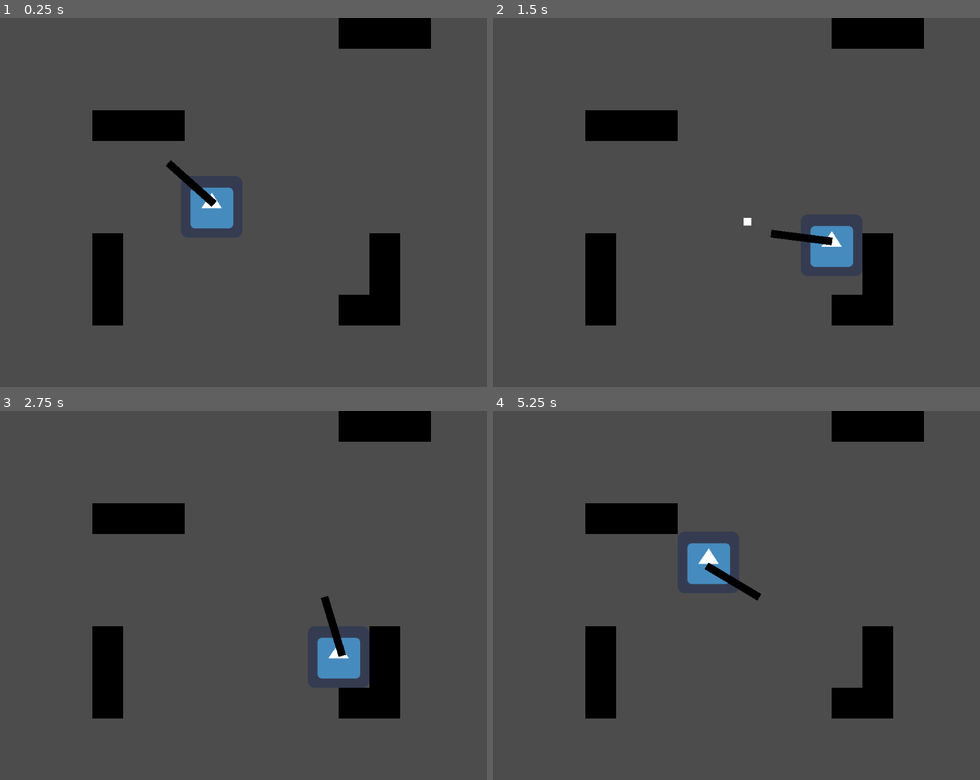
Above: before the commit, frames 1-4 (two rows, left to right).
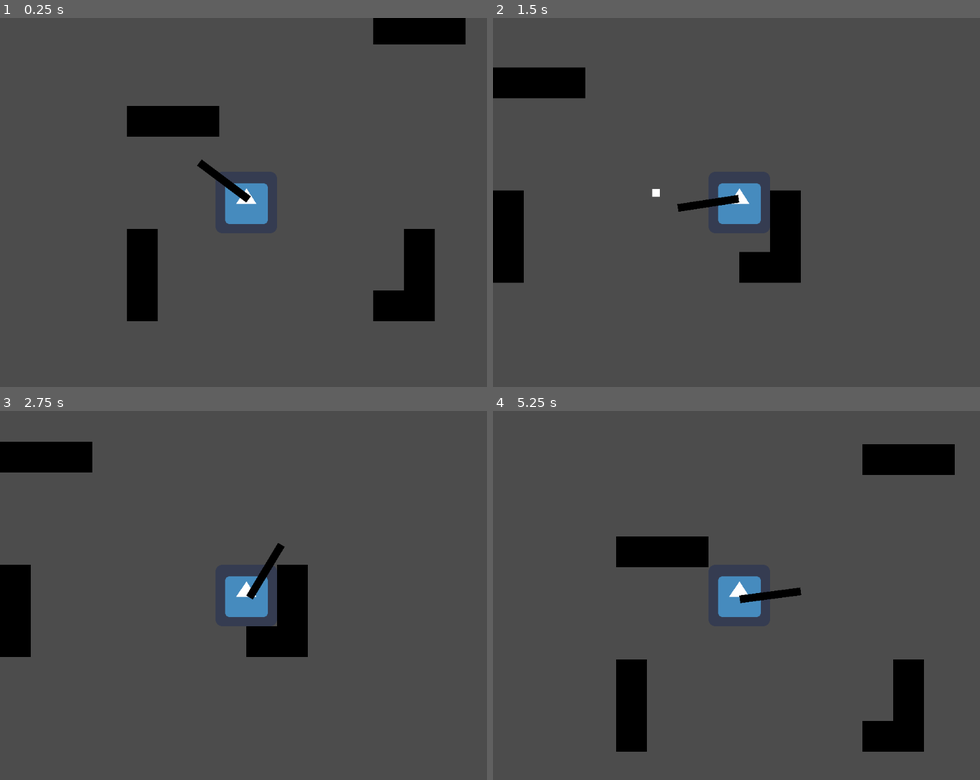
Above: after the commit, the same moments.

Repository: Develarooio/hoho-ohno
Game: Godot game, scene res://Levels/ClaytonTestLevel.tscn
Two runs of this game, one before a commit and one after it. Both use one fixed random seed, a clock stepped at 60 frames per second and the inputs below. The project has no main scene, so this scene is started directly. The engine's default icon, where the game draws it, is replaced by a stand-in: a white triangle on a blue panel in a dark square.
Inputs (mouse positions are in pixels of both pictures, inside the frame that each line leads up to):
- Up to frame 1 (0.25 s): no input
- Up to frame 2 (1.5 s): tap Enter at 0.5 s; move the mouse to (848, 184) at 0.52 s; hold D (right) 0.53-1.28 s; tap Space (dash) at 0.6 s; move the mouse to (639, 220) at 1.27 s; hold S (down) from 1.28 s (still down); click (639, 220) at 1.35 s
- Up to frame 3 (2.75 s): move the mouse to (297, 514) at 2.02 s; release S (down) at 2.03 s; hold D (right) from 2.03 s (still down); tap Space (dash) at 2.1 s
- Up to frame 4 (5.25 s): tap Space (dash) at 2.75, 3.6, 5.1 s; move the mouse to (717, 669) at 2.77 s; release D (right) at 2.78 s; hold W (up) 2.78-3.53 s; click (717, 669) at 2.85 s; move the mouse to (887, 650) at 3.52 s; hold A (left) 3.53-5.03 s; move the mouse to (590, 540) at 4.27 s; click (590, 540) at 4.35 s; tap Enter at 5 s; move the mouse to (765, 595) at 5.02 s; hold S (down) from 5.03 s (still down)

The runs differ from the first frame. In frame 1, 11% of the frame differs, in the area x 18-96%, y 0-84%; in frame 2, 14%; in frame 3, 14%; in frame 4, 15%, in the area x 18-95%, y 0-93%.

Commit message:
lakitu surveys the scene

Diff:
--- a/Levels/ClaytonTestLevel.tscn
+++ b/Levels/ClaytonTestLevel.tscn
@@ -3,7 +3,7 @@
 [ext_resource path="res://Tilesets/walls.tres" type="TileSet" id=1]
 [ext_resource path="res://Player/Player.tscn" type="PackedScene" id=2]
 
-[node name="ClaytonTestLevel" type="Node2D"]
+[node name="ClaytonTestLevel" type="Node2D" index="0"]
 
 [node name="TileMap" type="TileMap" parent="." index="0"]
 
--- a/Player/Gun/Bullet.tscn
+++ b/Player/Gun/Bullet.tscn
@@ -8,8 +8,9 @@
 custom_solver_bias = 0.0
 extents = Vector2( 8, 8 )
 
-[node name="Area2D" type="Area2D" index="0"]
+[node name="Area2D" type="Area2D"]
 
+z_index = -1
 input_pickable = true
 gravity_vec = Vector2( 0, 1 )
 gravity = 98.0
@@ -18,6 +19,7 @@
 audio_bus_override = false
 audio_bus_name = "Master"
 script = ExtResource( 1 )
+_sections_unfolded = [ "Z Index" ]
 speed = 25
 
 [node name="Sprite" type="Sprite" parent="." index="0"]
--- a/Player/Player.tscn
+++ b/Player/Player.tscn
@@ -9,7 +9,7 @@
 custom_solver_bias = 0.0
 extents = Vector2( 64, 64 )
 
-[node name="Player" type="KinematicBody2D" index="0" groups=[
+[node name="Player" type="KinematicBody2D" groups=[
 "players",
 ]]
 
@@ -52,6 +52,32 @@
 one_shot = false
 autostart = false
 
+[node name="Camera2D" type="Camera2D" parent="." index="6"]
+
+anchor_mode = 1
+rotating = false
+current = true
+zoom = Vector2( 1, 1 )
+limit_left = -10000000
+limit_top = -10000000
+limit_right = 10000000
+limit_bottom = 10000000
+limit_smoothed = false
+drag_margin_h_enabled = false
+drag_margin_v_enabled = false
+smoothing_enabled = false
+smoothing_speed = 10.0
+offset_v = 0.0
+offset_h = 0.0
+drag_margin_left = 0.2
+drag_margin_top = 0.2
+drag_margin_right = 0.2
+drag_margin_bottom = 0.2
+editor_draw_screen = true
+editor_draw_limits = false
+editor_draw_drag_margin = false
+_sections_unfolded = [ "Smoothing" ]
+
 [connection signal="timeout" from="DashCoolDown" to="." method="_on_DashCoolDown_timeout"]
 
 [connection signal="timeout" from="DashDuration" to="." method="_on_DashDuration_timeout"]
